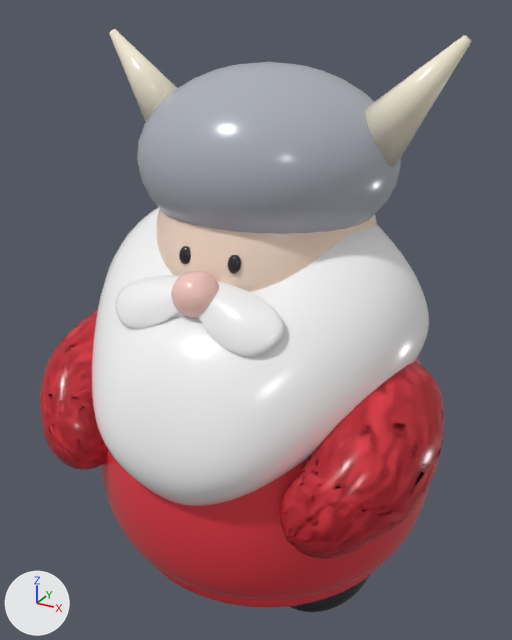
Renders of the glTF model docs/04_ART/models/santa/v2/viking.glb from each side of a commit.
Both versions are drawn from a 50 mm lens placed at (1.64, -3.1, 3.06), pointed at (-0.03, -0.07, 1.54). Lighting does not change. The marker at lower left points along +X, +Y and +Z. The older version comes first. Where no turn or scale is listed for an object, it has been applied to the vertices. Vertices at exactly the same position are counted once.

In view in the first picture: 'viking_black', 'viking_cream', 'viking_grey', 'viking_nose', 'viking_red', 'viking_skin', 'viking_white'.
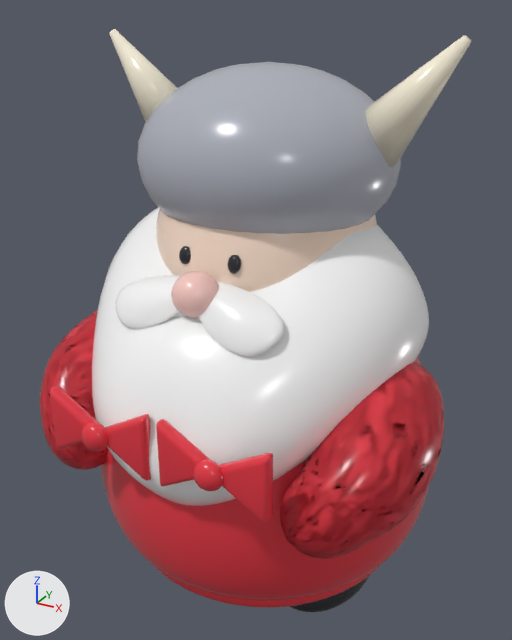
Patch to the scene script:
```diff
--- a/docs/04_ART/models/santa/v2/viking.glb.py
+++ b/docs/04_ART/models/santa/v2/viking.glb.py
@@ me_sphere_021 @@
 # used by ob_viking_red; location = (0.0, 0.0, 0.895)
-me_sphere_021.from_pydata(...)  # 8508 vertices, 17656 faces; spans x -1.07..1.07, y -0.95..0.95, z -0.7..0.98
+me_sphere_021.from_pydata(...)  # 9024 vertices, 18664 faces; spans x -1.07..1.07, y -1.12..0.95, z -0.7..0.98
+# me_sphere_021 part 1: a new loose piece, a UV sphere (16 segments, 8 rings, poles along z) spanning x -0.37..-0.23, y -1.12..-1.02, z 0.335..0.475, in mat_red (red #e53845)
+# me_sphere_021 part 2: a new loose piece, a UV sphere (16 segments, 8 rings, poles along z) spanning x 0.23..0.37, y -1.12..-1.02, z 0.335..0.475, in mat_red (red #e53845)
+# me_sphere_021 part 3: a new loose piece of 72 vertices spanning x -0.57..-0.28, y -1.06..-0.99, z 0.24..0.57, in mat_red (red #e53845)
+# me_sphere_021 part 4: a new loose piece of 72 vertices spanning x -0.32..-0.03, y -1.06..-0.99, z 0.24..0.57, in mat_red (red #e53845)
+# me_sphere_021 part 5: a new loose piece of 72 vertices spanning x 0.03..0.32, y -1.06..-0.99, z 0.24..0.57, in mat_red (red #e53845)
+# me_sphere_021 part 6: a new loose piece of 72 vertices spanning x 0.28..0.57, y -1.06..-0.99, z 0.24..0.57, in mat_red (red #e53845)
 me_sphere_021.materials.append(mat_red)
```

Changed parts and their boxes (x1, y1, x2, y2) in the pictures (512 x 640 px):
part 1 of me_sphere_021, added (red): after (81, 422, 108, 451)
part 2 of me_sphere_021, added (red): after (193, 459, 223, 491)
part 3 of me_sphere_021, added (red): after (50, 386, 100, 449)
part 4 of me_sphere_021, added (red): after (105, 414, 151, 481)
part 5 of me_sphere_021, added (red): after (156, 419, 210, 486)
part 6 of me_sphere_021, added (red): after (218, 453, 273, 524)
